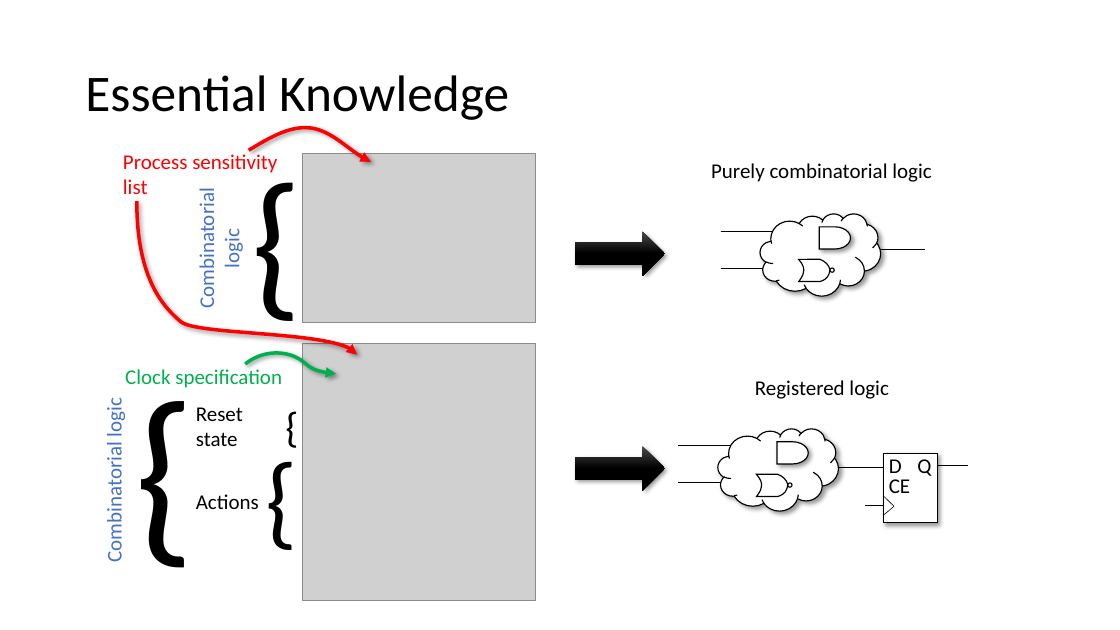
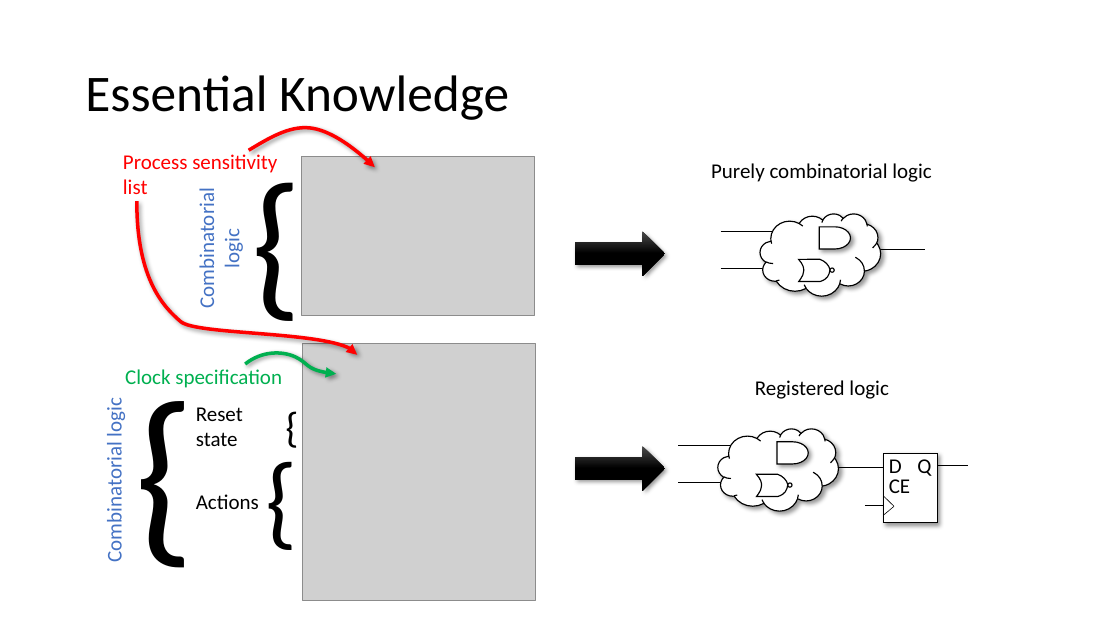
Before and after one commit to house-of-abbey/scratch_vhdl, a slide deck: slide 7 of docs/Training/Training_Material.pptx. Drawn at 1120x630 pixels with LibreOffice and Linux fonts; fonts in the diff are those of the drawing; grey boxes stand for pictures. Boxes give left, top, right and bottom in pixels: in the first picture for what was removed or moved away, otherwise in the second. Text is boxed around its words. In the diff, an @@ line names an element or a change of style, - is before the commit and + after.

```diff
--- a/docs/Training/Training_Material.pptx
+++ b/docs/Training/Training_Material.pptx
@@ freeform shape resized from (x1=249, y1=128, x2=371, y2=162) to (x1=249, y1=128, x2=375, y2=167) @@
@@ picture resized from (x1=302, y1=154, x2=535, y2=323) to (x1=302, y1=156, x2=534, y2=315) @@
```
Also in this commit, not shown: 3 other slides changed, 2 other files.
